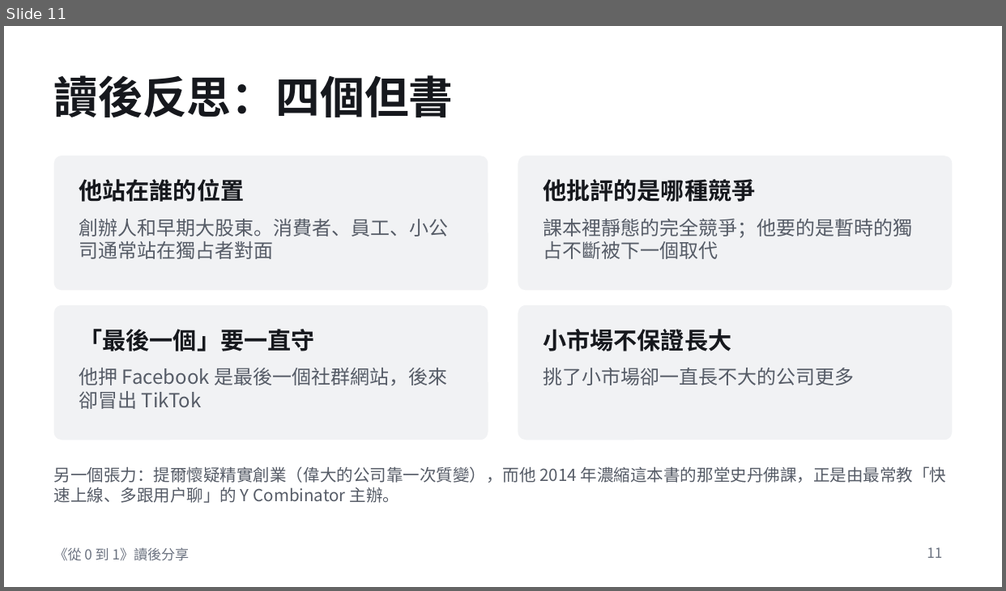
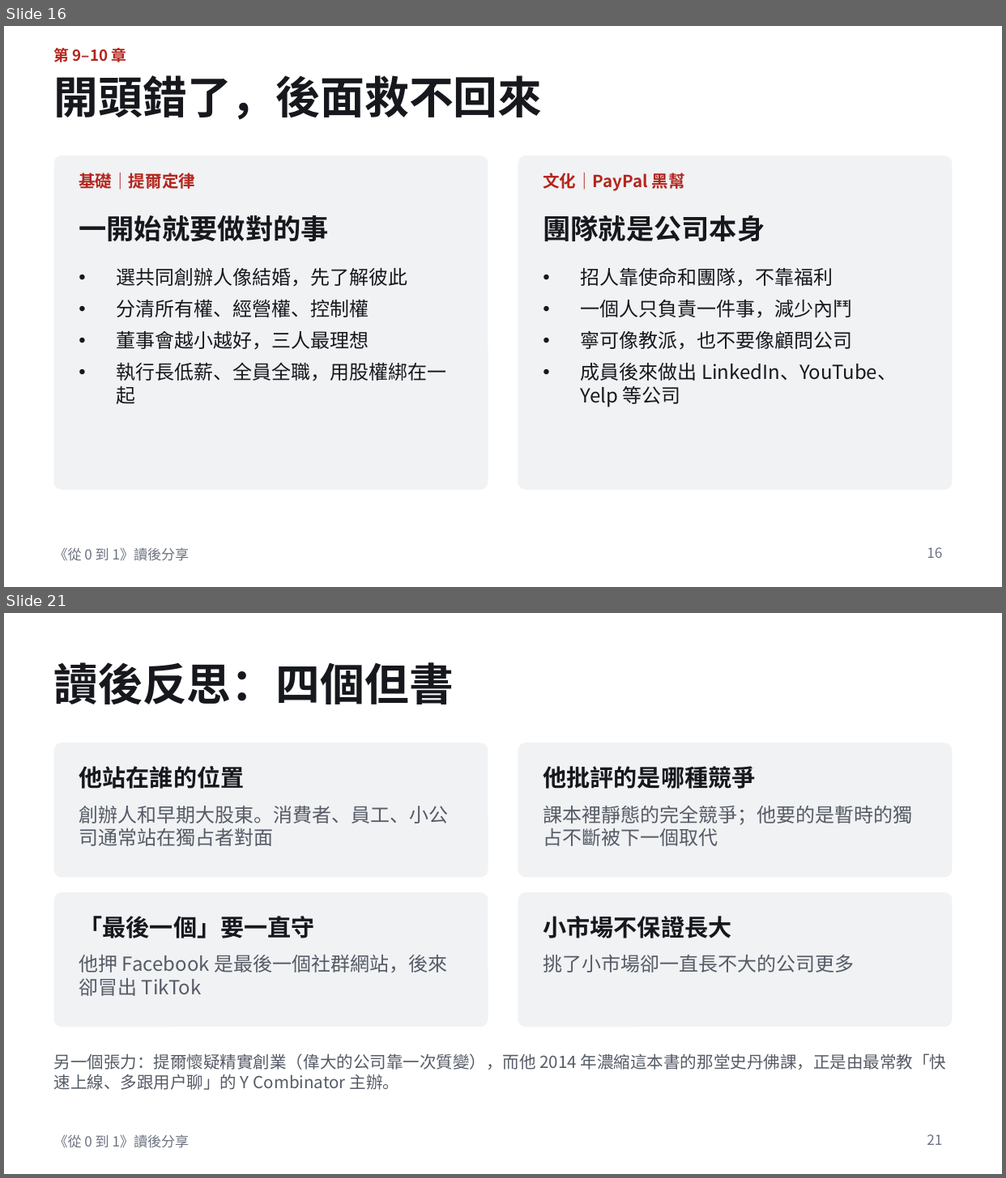
Before and after one commit to LuoGuoFong/TEST, a slide deck: zero-to-one-book-share.pptx. Shown one above the other, each under a label of ours: slide 11 before the commit, slides 16 and 21 after it; the slides between them are not shown. The pictures are 1006x591 and 1006x1178 pixels, drawn with LibreOffice and Linux fonts; fonts in the diff are those of the drawing. Boxes give left, top, right and bottom in pixels: in the first picture for what was removed or moved away, otherwise in the second. Text is boxed around its words. In the diff, an @@ line names an element or a change of style, - is before the commit and + after.

```diff
--- a/zero-to-one-book-share.pptx
+++ b/zero-to-one-book-share.pptx
@@ slide 16 added at box(4, 26, 1002, 587), background #FFFFFF; not listed: 1 template element that a slide beside it also shows @@
@@ text added at box(54, 48, 127, 62), 11 pt, text #B3261E, bold @@
+第 9–10 章
@@ title added at box(54, 75, 543, 120), 32 pt, text #16181D, bold @@
+開頭錯了，後面救不回來
@@ rounded rectangle added at box(54, 156, 488, 490), fill #F1F2F4 @@
@@ rounded rectangle added at box(518, 156, 952, 490), fill #F1F2F4 @@
@@ text added at box(543, 170, 685, 191), 12 pt, text #B3261E, bold @@
+文化｜PayPal 黑幫
@@ text added at box(79, 173, 195, 190), 12 pt, text #B3261E, bold @@
+基礎｜提爾定律
@@ text added at box(79, 216, 328, 241), 20 pt, text #16181D, bold @@
+一開始就要做對的事
@@ text added at box(543, 216, 765, 241), 20 pt, text #16181D, bold @@
+團隊就是公司本身
@@ text added at box(117, 268, 447, 404), 14 pt, text #16181D @@
+• 選共同創辦人像結婚，先了解彼此
+• 分清所有權、經營權、控制權
+• 董事會越小越好，三人最理想
+• 執行長低薪、全員全職，用股權綁在一起
@@ text added at box(581, 268, 897, 408), 14 pt, text #16181D @@
+• 招人靠使命和團隊，不靠福利
+• 一個人只負責一件事，減少內鬥
+• 寧可像教派，也不要像顧問公司
+• 成員後來做出 LinkedIn、YouTube、Yelp 等公司
@@ page number added at box(927, 548, 942, 558), 10 pt, text #6B7280 @@
+16
@@ what was slide 11 is now slide 21 @@
@@ page number at box(927, 1135, 942, 1145): text changed @@
-11
+21
```
Also in this commit, not shown: 9 slides changed, 10 other slides added, 1 slide removed.
